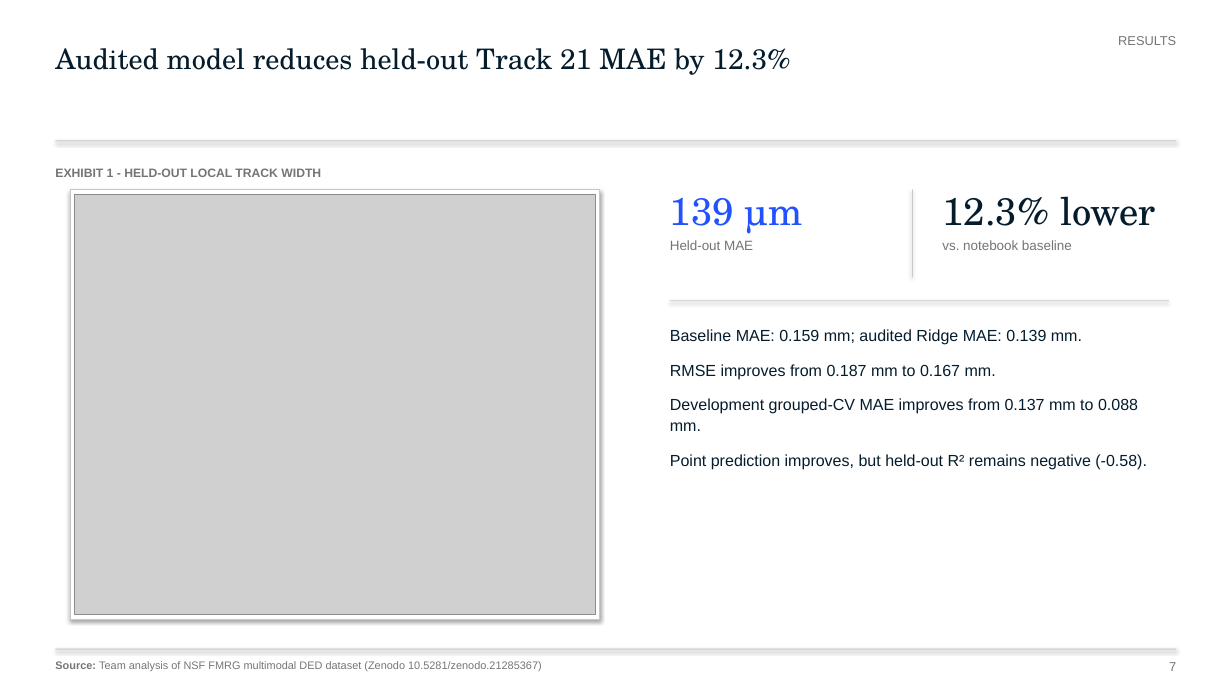
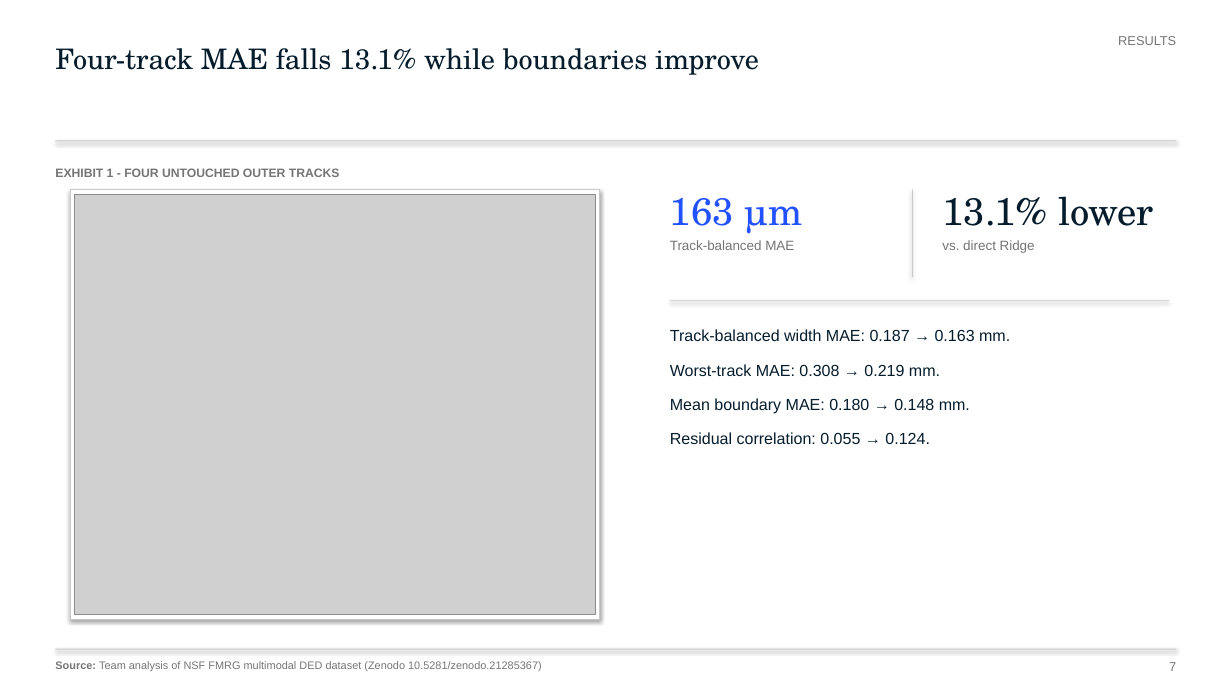
Before and after one commit to alphons3t/nsf-chuds, a slide deck: slide 7 of deliverables/presentation/FMRG_Final_Submission_Audited.pptx. Drawn at 1232x693 pixels with LibreOffice and Linux fonts; fonts in the diff are those of the drawing; grey boxes stand for pictures. Boxes give left, top, right and bottom in pixels: in the first picture for what was removed or moved away, otherwise in the second. Text is boxed around its words. In the diff, an @@ line names an element or a change of style, - is before the commit and + after.

```diff
--- a/deliverables/presentation/FMRG_Final_Submission_Audited.pptx
+++ b/deliverables/presentation/FMRG_Final_Submission_Audited.pptx
@@ text at (55, 48, 759, 75): text changed @@
-Audited model reduces held-out Track 21 MAE by 12.3%
+Four-track MAE falls 13.1% while boundaries improve
@@ text at (55, 168, 340, 177): text changed @@
-EXHIBIT 1 - HELD-OUT LOCAL TRACK WIDTH
+EXHIBIT 1 - FOUR UNTOUCHED OUTER TRACKS
@@ text at (670, 198, 803, 250): text changed @@
-139 µm
-Held-out MAE
+163 µm
+Track-balanced MAE
@@ text at (942, 196, 1153, 253): text changed @@
-12.3% lower
-vs. notebook baseline
+13.1% lower
+vs. direct Ridge
@@ text at (670, 329, 1010, 444): text changed @@
-Baseline MAE: 0.159 mm; audited Ridge MAE: 0.139 mm.
-RMSE improves from 0.187 mm to 0.167 mm.
-Development grouped-CV MAE improves from 0.137 mm to 0.088 mm.
-Point prediction improves, but held-out R² remains negative (-0.58).
+Track-balanced width MAE: 0.187 → 0.163 mm.
+Worst-track MAE: 0.308 → 0.219 mm.
+Mean boundary MAE: 0.180 → 0.148 mm.
+Residual correlation: 0.055 → 0.124.
```
Also in this commit, not shown: 9 other slides changed, 13 other files.
